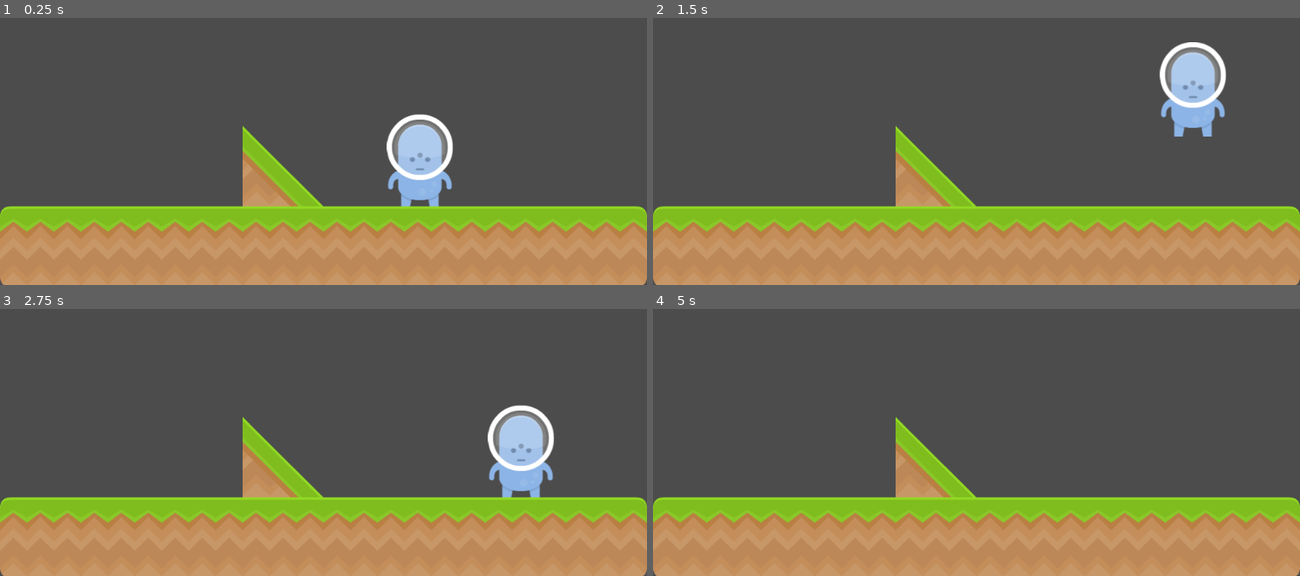
Above: before the commit, frames 1-4 (two rows, left to right).
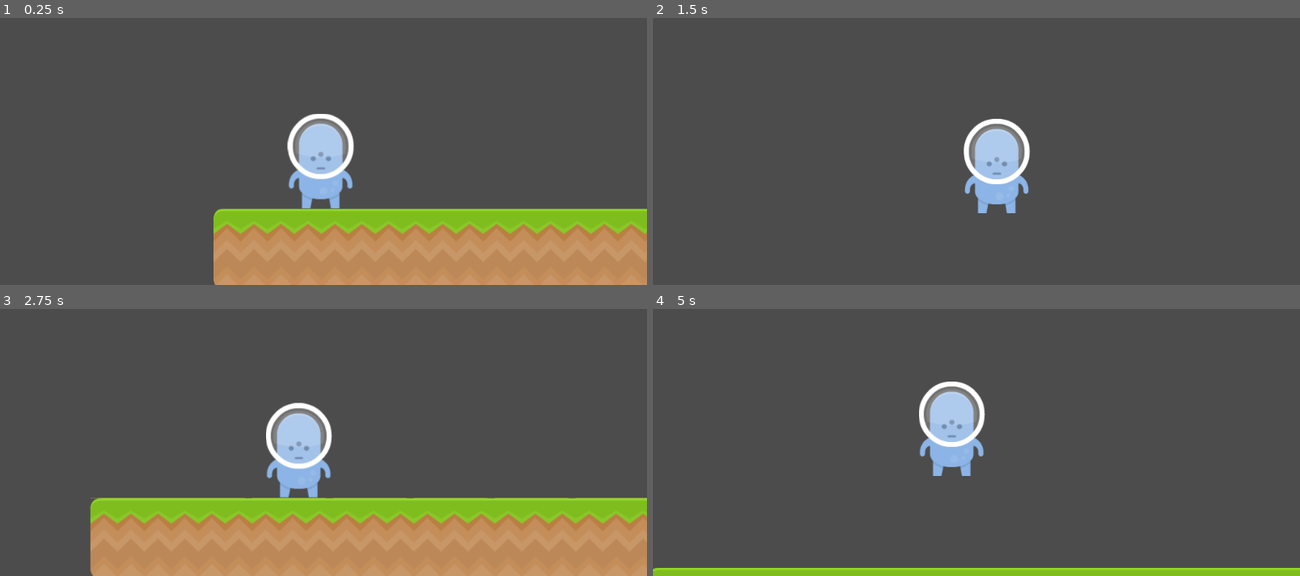
Above: after the commit, the same moments.

Repository: BianchiniMaxi/Programacion-de-Videojuegos-3--Bianchini-Maxi
Game: Godot game, scene res://Levels/Game.tscn
Two runs of this game, one before a commit and one after it. Both use one fixed random seed, a clock stepped at 60 frames per second and the inputs below.
Inputs:
- Up to frame 1 (0.25 s): no input
- Up to frame 2 (1.5 s): hold Right (ui_right) from 0.53 s (still down); tap Up (ui_up) at 0.77 s
- Up to frame 3 (2.75 s): tap Up (ui_up) at 1.52 s; release Right (ui_right) at 2.03 s; hold Left (ui_left) from 2.03 s (still down)
- Up to frame 4 (5 s): release Left (ui_left) at 2.78 s; hold Right (ui_right) 2.78-4.28 s; tap Up (ui_up) at 3.02, 3.77, 4.52 s; hold Left (ui_left) from 4.28 s (still down)

The runs differ from the first frame. In frame 1, 19% of the frame differs, in the area x 0-100%, y 35-100%; in frame 2, 37%, in the area x 0-100%, y 9-100%; in frame 3, 13%; in frame 4, 34%.

Commit message:
New Tiles and AddChild Camera

Diff:
--- a/MyProyectGodot/Levels/Game.tscn
+++ b/MyProyectGodot/Levels/Game.tscn
@@ -9,6 +9,21 @@
 
 [sub_resource type="ConvexPolygonShape2D" id=7]
 points = PoolVector2Array( 128, 72.7349, 0, 72.7349, 0, 0, 128, 0 )
+
+[sub_resource type="ConvexPolygonShape2D" id=12]
+points = PoolVector2Array( 128, 128, 0, 128, 0, 0, 128, 0 )
+
+[sub_resource type="ConvexPolygonShape2D" id=13]
+points = PoolVector2Array( 128, 128, 0, 128, 0, 0, 128, 0 )
+
+[sub_resource type="ConvexPolygonShape2D" id=14]
+points = PoolVector2Array( 128, 0, 127.708, 49.9166, 119.375, 72.4166, 95.2083, 99.9166, 53.5417, 118.25, 0, 128, 0, 0, 0, 0 )
+
+[sub_resource type="ConvexPolygonShape2D" id=15]
+points = PoolVector2Array( 128, 0, 128, 0, 128, 128, 69.375, 116.917, 36.875, 102.75, 9.375, 73.5833, 0, 40.25, 0, 0 )
+
+[sub_resource type="ConvexPolygonShape2D" id=16]
+points = PoolVector2Array( 128, 128, 0, 128, 0, 0, 128, 0 )
 
 [sub_resource type="ConvexPolygonShape2D" id=1]
 points = PoolVector2Array( 64.736, 63.92, 128, 0, 128, 128, 0, 128 )
@@ -221,9 +236,111 @@
 "shape_transform": Transform2D( 1, 0, 0, 1, 0, 0 )
 } ]
 11/z_index = 0
-
-[sub_resource type="CapsuleShape2D" id=5]
-radius = 65.0
+12/name = "spritesheet_ground.png 12"
+12/texture = ExtResource( 1 )
+12/tex_offset = Vector2( 0, 0 )
+12/modulate = Color( 1, 1, 1, 1 )
+12/region = Rect2( 0, 1152, 128, 128 )
+12/tile_mode = 0
+12/occluder_offset = Vector2( 0, 0 )
+12/navigation_offset = Vector2( 0, 0 )
+12/shape_offset = Vector2( 0, 0 )
+12/shape_transform = Transform2D( 1, 0, 0, 1, 0, 0 )
+12/shape = SubResource( 12 )
+12/shape_one_way = false
+12/shape_one_way_margin = 1.0
+12/shapes = [ {
+"autotile_coord": Vector2( 0, 0 ),
+"one_way": false,
+"one_way_margin": 1.0,
+"shape": SubResource( 12 ),
+"shape_transform": Transform2D( 1, 0, 0, 1, 0, 0 )
+} ]
+12/z_index = 0
+13/name = "spritesheet_ground.png 13"
+13/texture = ExtResource( 1 )
+13/tex_offset = Vector2( 0, 0 )
+13/modulate = Color( 1, 1, 1, 1 )
+13/region = Rect2( 0, 1280, 128, 128 )
+13/tile_mode = 0
+13/occluder_offset = Vector2( 0, 0 )
+13/navigation_offset = Vector2( 0, 0 )
+13/shape_offset = Vector2( 0, 0 )
+13/shape_transform = Transform2D( 1, 0, 0, 1, 0, 0 )
+13/shape = SubResource( 13 )
+13/shape_one_way = false
+13/shape_one_way_margin = 1.0
+13/shapes = [ {
+"autotile_coord": Vector2( 0, 0 ),
+"one_way": false,
+"one_way_margin": 1.0,
+"shape": SubResource( 13 ),
+"shape_transform": Transform2D( 1, 0, 0, 1, 0, 0 )
+} ]
+13/z_index = 0
+14/name = "spritesheet_ground.png 14"
+14/texture = ExtResource( 1 )
+14/tex_offset = Vector2( 0, 0 )
+14/modulate = Color( 1, 1, 1, 1 )
+14/region = Rect2( 0, 1408, 128, 128 )
+14/tile_mode = 0
+14/occluder_offset = Vector2( 0, 0 )
+14/navigation_offset = Vector2( 0, 0 )
+14/shape_offset = Vector2( 0, 0 )
+14/shape_transform = Transform2D( 1, 0, 0, 1, 0, 0 )
+14/shape = SubResource( 14 )
+14/shape_one_way = false
+14/shape_one_way_margin = 1.0
+14/shapes = [ {
+"autotile_coord": Vector2( 0, 0 ),
+"one_way": false,
+"one_way_margin": 1.0,
+"shape": SubResource( 14 ),
+"shape_transform": Transform2D( 1, 0, 0, 1, 0, 0 )
+} ]
+14/z_index = 0
+15/name = "spritesheet_ground.png 15"
+15/texture = ExtResource( 1 )
+15/tex_offset = Vector2( 0, 0 )
+15/modulate = Color( 1, 1, 1, 1 )
+15/region = Rect2( 0, 1536, 128, 128 )
+15/tile_mode = 0
+15/occluder_offset = Vector2( 0, 0 )
+15/navigation_offset = Vector2( 0, 0 )
+15/shape_offset = Vector2( 0, 0 )
+15/shape_transform = Transform2D( 1, 0, 0, 1, 0, 0 )
+15/shape = SubResource( 15 )
+15/shape_one_way = false
+15/shape_one_way_margin = 1.0
+15/shapes = [ {
+"autotile_coord": Vector2( 0, 0 ),
+"one_way": false,
+"one_way_margin": 1.0,
+"shape": SubResource( 15 ),
+"shape_transform": Transform2D( 1, 0, 0, 1, 0, 0 )
+} ]
+15/z_index = 0
+16/name = "spritesheet_ground.png 16"
+16/texture = ExtResource( 1 )
+16/tex_offset = Vector2( 0, 0 )
+16/modulate = Color( 1, 1, 1, 1 )
+16/region = Rect2( 128, 0, 128, 128 )
+16/tile_mode = 0
+16/occluder_offset = Vector2( 0, 0 )
+16/navigation_offset = Vector2( 0, 0 )
+16/shape_offset = Vector2( 0, 0 )
+16/shape_transform = Transform2D( 1, 0, 0, 1, 0, 0 )
+16/shape = SubResource( 16 )
+16/shape_one_way = false
+16/shape_one_way_margin = 1.0
+16/shapes = [ {
+"autotile_coord": Vector2( 0, 0 ),
+"one_way": false,
+"one_way_margin": 1.0,
+"shape": SubResource( 16 ),
+"shape_transform": Transform2D( 1, 0, 0, 1, 0, 0 )
+} ]
+16/z_index = 0
 
 [node name="Game" type="Node2D"]
 position = Vector2( 512, 347 )
@@ -234,16 +351,20 @@
 position = Vector2( 512, 347 )
 tile_set = SubResource( 4 )
 format = 1
-tile_data = PoolIntArray( 65534, 7, 0, 196600, 5, 0, 196602, 4, 0, 196604, 4, 0, 196606, 4, 0, 131072, 4, 0, 131074, 4, 0, 131076, 4, 0, 131078, 6, 0 )
+tile_data = PoolIntArray( 196600, 5, 0, 196602, 4, 0, 196604, 4, 0, 196606, 4, 0, 131072, 4, 0, 131074, 4, 0, 131076, 4, 0, 131078, 4, 0, 131080, 4, 0, 131082, 4, 0, 131084, 4, 0, 131086, 4, 0, 131088, 4, 0, 131090, 4, 0, 131092, 4, 0, 131094, 4, 0, 131096, 4, 0 )
 
 [node name="KinematicBody2D" type="KinematicBody2D" parent="."]
-position = Vector2( -256, -2 )
+position = Vector2( -751, -8 )
 script = ExtResource( 3 )
 
 [node name="Sprite" type="Sprite" parent="KinematicBody2D"]
 position = Vector2( 409, 53 )
 texture = ExtResource( 2 )
 
-[node name="CollisionShape2D" type="CollisionShape2D" parent="KinematicBody2D"]
-position = Vector2( 409, 49 )
-shape = SubResource( 5 )
+[node name="CollisionPolygon2D" type="CollisionPolygon2D" parent="KinematicBody2D"]
+polygon = PoolVector2Array( 460, 93, 441, 110, 442, 129, 378, 129, 377, 109, 357, 96, 357, 12, 380, -15, 406, -22, 435, -16, 460, 8 )
+
+[node name="Camera2D" type="Camera2D" parent="KinematicBody2D"]
+position = Vector2( 413, -47 )
+current = true
+smoothing_enabled = true
Not shown: 1 places in MyProyectGodot/Levels/Game.tscn that only renumber resources
